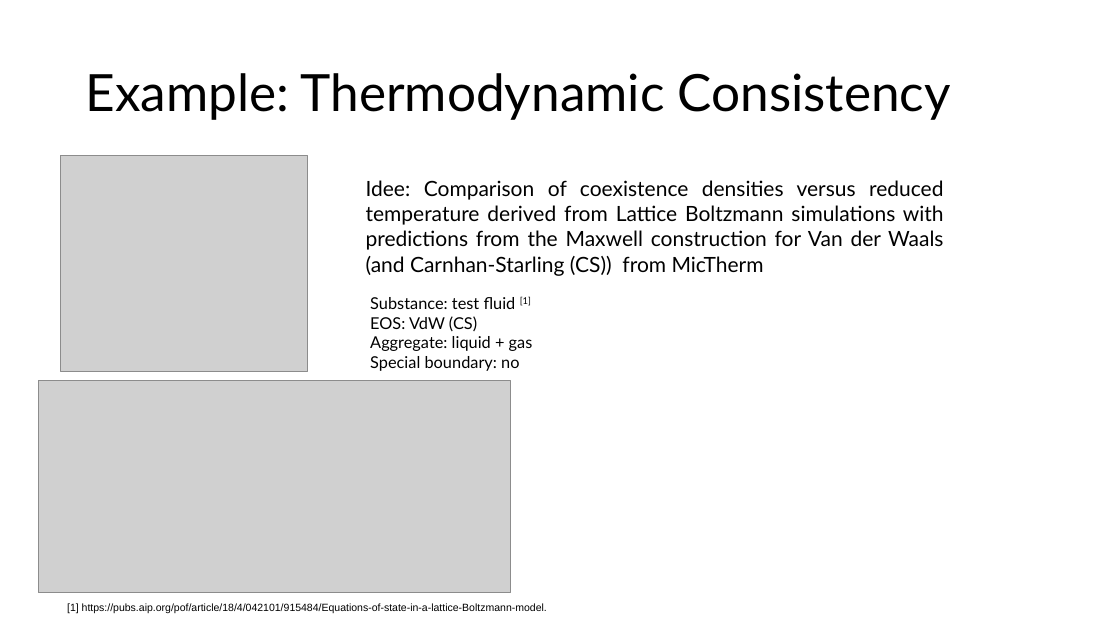
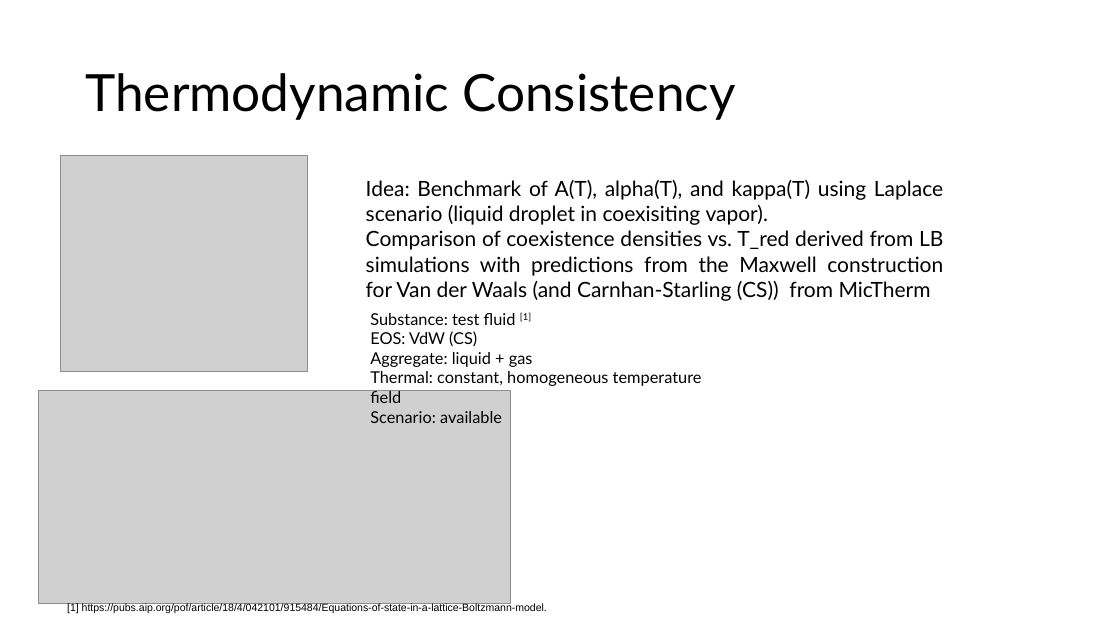
Before and after one commit to XueqiZ/JAX-LaB-MicTherm, a slide deck: slide 3 of MicTherm – LBM Coupling Idea.pptx (slide 2 before the commit). Drawn at 1120x630 pixels with LibreOffice and Linux fonts; fonts in the diff are those of the drawing; grey boxes stand for pictures. Boxes give left, top, right and bottom in pixels: in the first picture for what was removed or moved away, otherwise in the second. Text is boxed around its words. In the diff, an @@ line names an element or a change of style, - is before the commit and + after.

```diff
--- a/MicTherm – LBM Coupling Idea.pptx
+++ b/MicTherm – LBM Coupling Idea.pptx
@@ title at <box>85,73,735,120</box>: text changed @@
-Example: Thermodynamic Consistency
+Thermodynamic Consistency
@@ text at <box>366,180,943,301</box>: text changed @@
-Idee: Comparison of coexistence densities versus reduced temperature derived from Lattice Boltzmann simulations with predictions from the Maxwell construction for Van der Waals (and Carnhan-Starling (CS)) from MicTherm
+Idea: Benchmark of A(T), alpha(T), and kappa(T) using Laplace scenario (liquid droplet in coexisiting vapor).
+Comparison of coexistence densities vs. T_red derived from LB simulations with predictions from the Maxwell construction for Van der Waals (and Carnhan-Starling (CS)) from MicTherm
@@ text "Substance: test fluid [1]": place and size @@
-text "Substance: test fluid [1]" at <box>370,296,533,371</box>
+text "Substance: test fluid [1]" at <box>370,313,702,423</box>
@@ text at <box>370,371,702,423</box>: text changed @@
-Special boundary: no
+Thermal: constant, homogeneous temperature field
+Scenario: available
@@ picture: place and size @@
-picture at <box>38,381,510,593</box>
+picture at <box>38,391,510,603</box>
```
Also in this commit, not shown: 6 other slides changed, 4 slides added, 1 slide removed, 16 other files.
